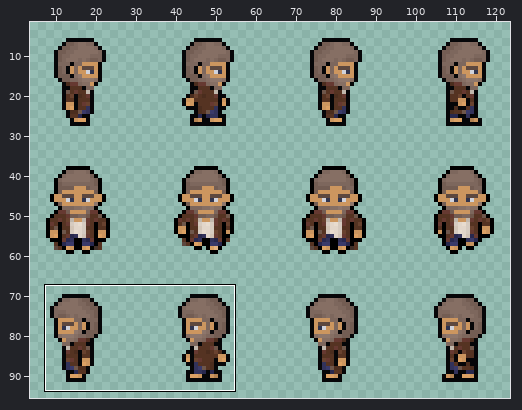
A sprite sheet gets an edit: project/world/characters/npcs/town/vagrant/vagrant_movement.png. Above: a wide view before the commit, with the close-up outlined.
Close-up. First the earlier version:
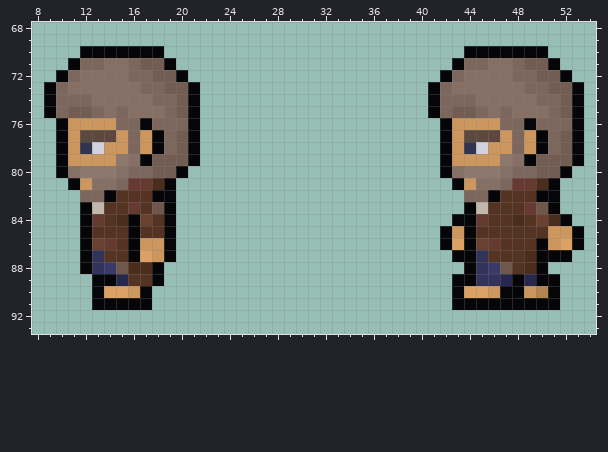
The file is 128x128 pixels. Colours within 5 levels of each other are drawn and written as one. Shown: x 8..54, y 68..93. The wide view leaves out empty margins. The commit also changed other parts of the picture, which this record leaves out.
And afterwards:
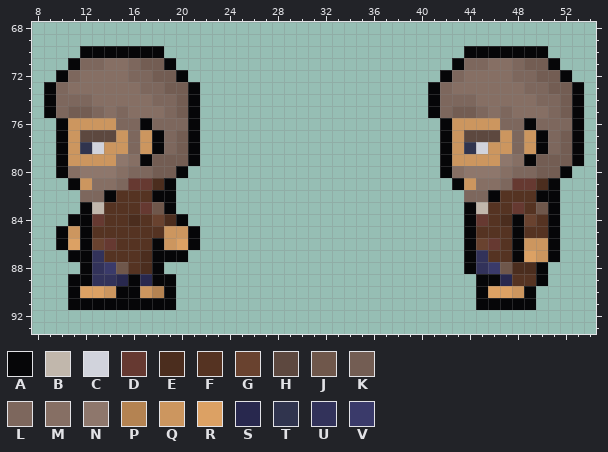
Palette (. is transparent): A #060608  B #c1b7ac  C #d1d3dc  D #663931  E #4b2d1e  F #553322  G #69422f  H #5d483f  J #6f574b  K #735d53  L #7d675d  M #866f64  N #8e776c  P #b48352  Q #cc965f  R #dca164  S #28284e  T #30344e  U #32325a  V #3a3a6a
Changes in this commit:
y 83: x 16..17 DF -> FD; x 48..49 FD -> DF
y 84: x 11 . -> A; x 15..20 EAGFA. -> FEFGEA; x 43 A -> .; x 47..52 FEFGEA -> EAGFA.
y 85: x 10..11 .. -> AQ; x 16 A -> F; x 19..21 A.. -> QQA; x 42..43 AQ -> ..; x 48 F -> A; x 51..53 QQA -> A..
y 86: x 10..11 .. -> AR; x 16..21 AQQA.. -> FFAQRA; x 42..43 AR -> ..; x 48..53 FFAQRA -> AQQA..
y 87: x 11 . -> A; x 16..18 ARQ -> FEA; x 20 . -> A; x 43 A -> .; x 48..50 FEA -> ARQ; x 52 A -> .
y 88: x 16 E -> F; x 48 F -> E
y 89: x 11..14 ..AA -> AAUU; x 16..17 FF -> AS; x 19 . -> A; x 43..46 AAUU -> ..AA; x 48..49 AS -> FF; x 51 A -> .
y 90: x 11..19 ..ARRQA.. -> ARRQAAQPA; x 43..51 ARRQAAQPA -> ..ARRQA..
y 91: x 11..12 .. -> AA; x 18..19 .. -> AA; x 43..44 AA -> ..; x 50..51 AA -> ..
Pixel boxes of the changes (left, top, right, bottom) in both close-ups:
changed: (56, 202, 200, 310)
changed: (440, 202, 584, 310)
